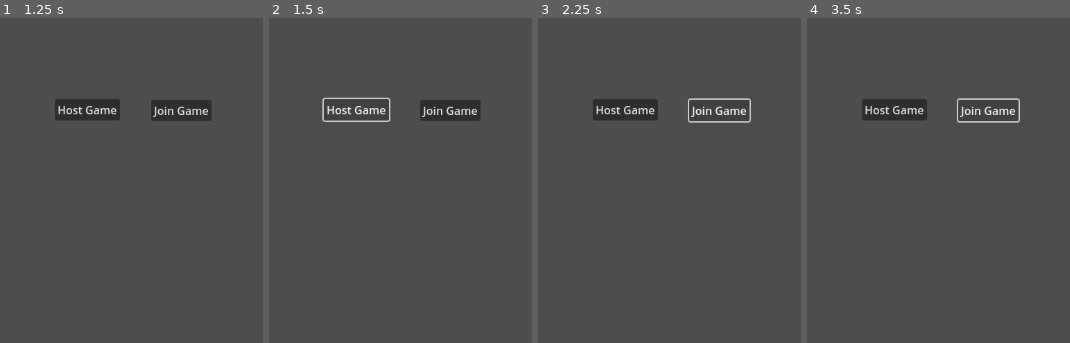
Above: before the commit, frames 1-4 (left to right).
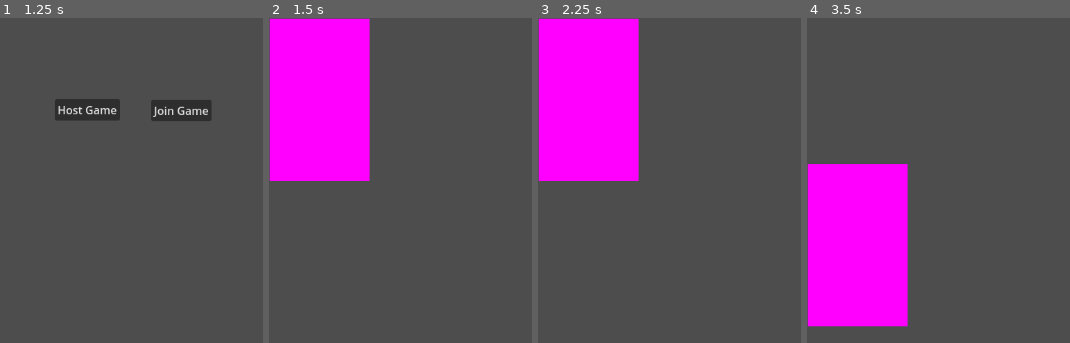
Above: after the commit, the same moments.

Repository: turkey-ball/turkey-ball
Game: Godot game, scene res://Scenes/LukasMPTest.tscn
The game is run twice, just before and just after one commit, with the same random seed, the same clock (stepped at 60 frames per second) and the same inputs. This scene is started directly instead of the project's main scene.
Inputs (mouse positions are in pixels of both pictures, inside the frame that each line leads up to):
- Up to frame 1 (1.25 s): tap Enter at 0.5 s; hold Right (ui_right) from 0.53 s (still down)
- Up to frame 2 (1.5 s): release Right (ui_right) at 1.25 s; click "Host Game" at 1.25 s
- Up to frame 3 (2.25 s): click (719, 109) at 2 s, where only the run before the commit has a clickable "Join Game"
- Up to frame 4 (3.5 s): hold Down (ui_down) from 2.78 s (still down)

Frame 1 is identical in both runs. In frame 2, 21% of the frame differs, in the area x 0-81%, y 0-51%; in frame 3, 20%; in frame 4, 21%, in the area x 0-81%, y 24-96%.

Commit message:
button press methods

Diff:
--- a/Scenes/LukasMPTest.tscn
+++ b/Scenes/LukasMPTest.tscn
@@ -26,3 +26,6 @@
 [node name="MultiplayerSpawner" type="MultiplayerSpawner" parent="."]
 _spawnable_scenes = PackedStringArray("res://player.tscn")
 spawn_path = NodePath("..")
+
+[connection signal="pressed" from="CanvasLayer/Host" to="." method="_on_host_pressed"]
+[connection signal="pressed" from="CanvasLayer/Join" to="." method="_on_join_pressed"]
